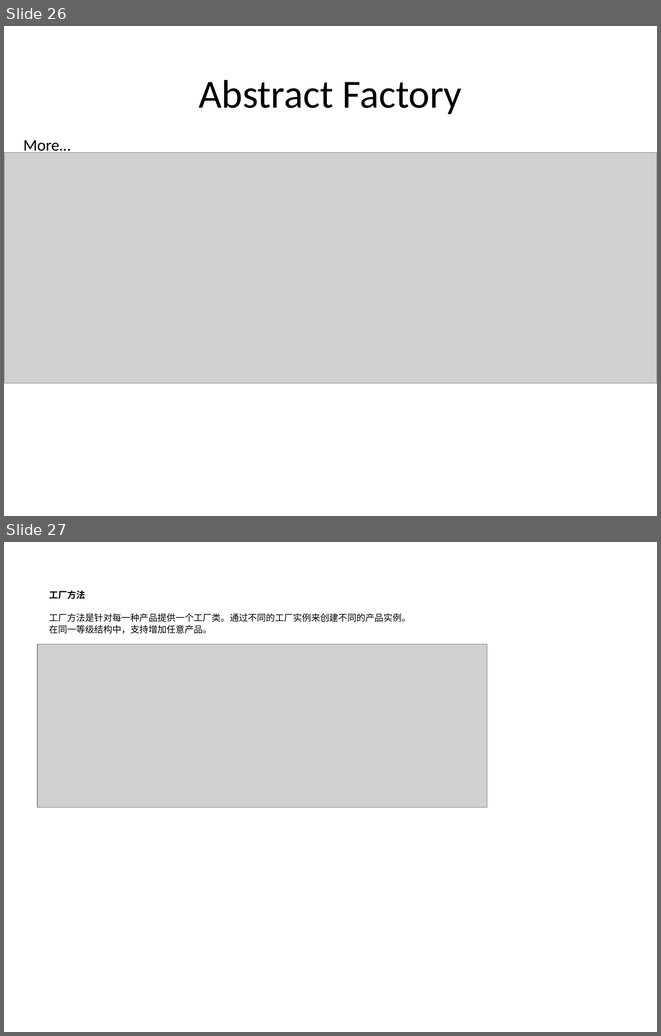
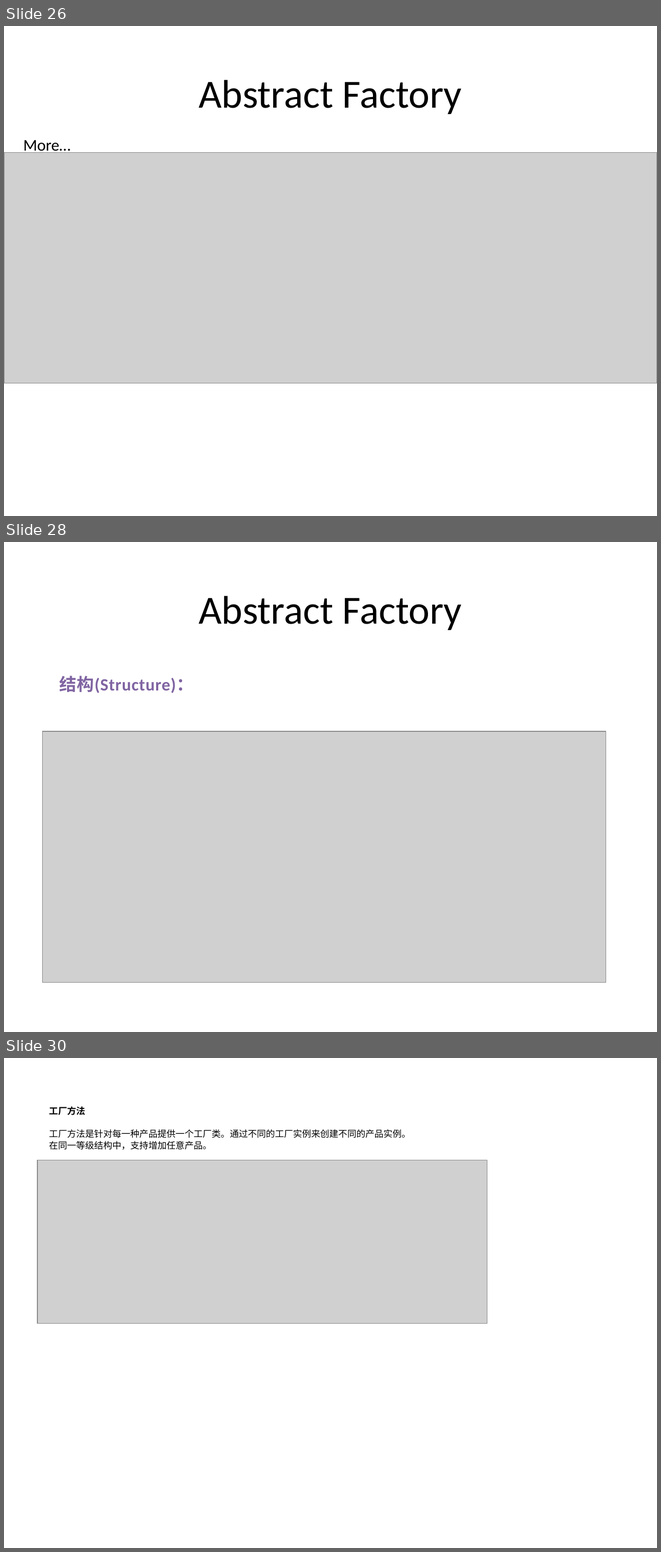
Before and after one commit to PlumpMath/DesignPattern-956, a slide deck: _Doc/Design Pattern (C#) - Part 1.pptx. Shown one above the other, each under a label of ours: slides 26 and 27 before the commit, slides 26, 28 and 30 after it; the slides between them are not shown. The pictures are 661x1036 and 661x1552 pixels, drawn with LibreOffice and Linux fonts; fonts in the diff are those of the drawing; grey boxes stand for pictures. Boxes give left, top, right and bottom in pixels: in the first picture for what was removed or moved away, otherwise in the second. Text is boxed around its words. In the diff, an @@ line names an element or a change of style, - is before the commit and + after.

```diff
--- a/_Doc/Design Pattern (C#) - Part 1.pptx
+++ b/_Doc/Design Pattern (C#) - Part 1.pptx
@@ slide 28 added at (x1=4, y1=542, x2=657, y2=1032), background #FFFFFF @@
@@ text added at (x1=199, y1=596, x2=462, y2=630), 44 pt, text #000000 @@
+Abstract Factory
@@ text added at (x1=59, y1=676, x2=194, y2=693), 19 pt, text #8064A2, bold @@
+结构(Structure)：
@@ picture added at (x1=43, y1=731, x2=606, y2=982) @@
@@ what was slide 27 is now slide 30 @@
```
Also in this commit, not shown: 2 slides changed, 1 other slide added.
